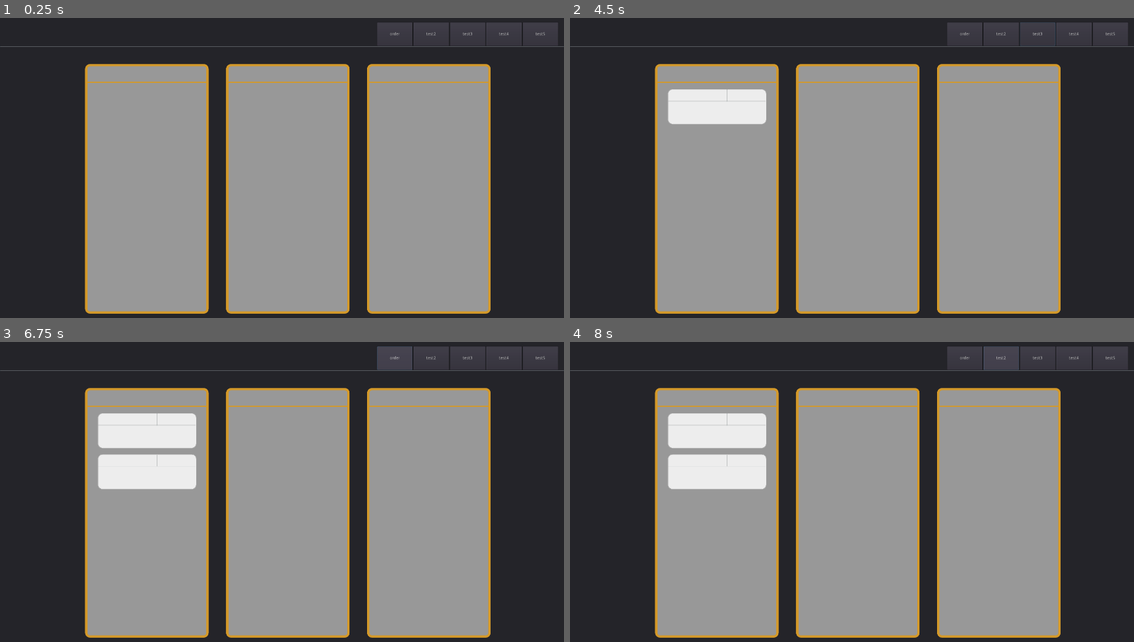
Above: before the commit, frames 1-4 (two rows, left to right).
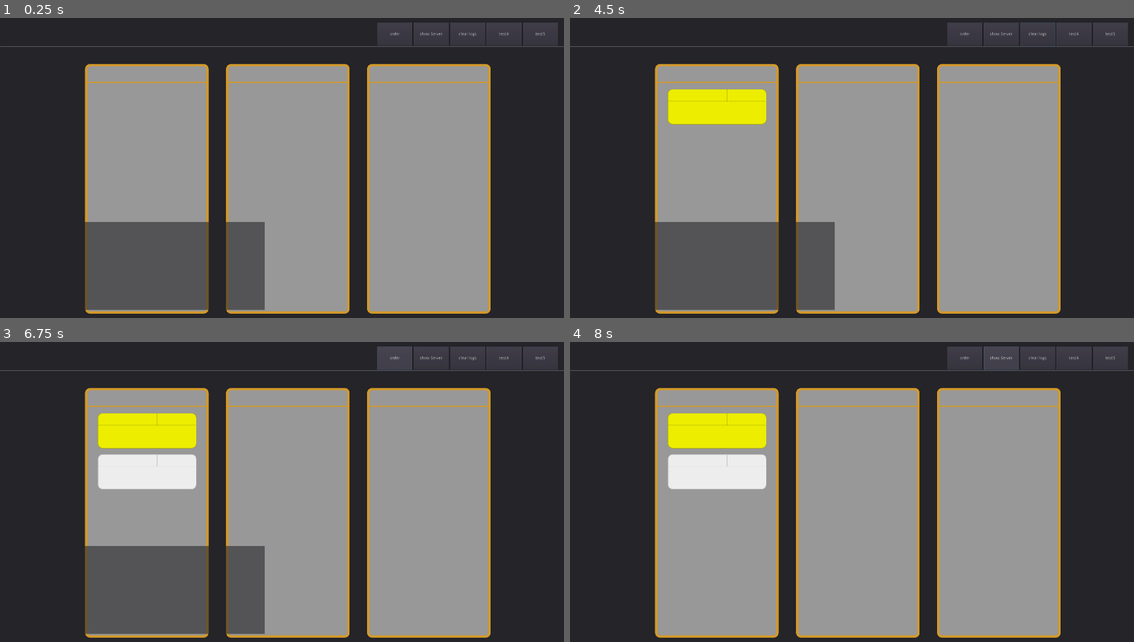
Above: after the commit, the same moments.

Repository: One-Shot-Rook/proximity
Game: Godot game, scene res://Dashboard.tscn
Same seed, same stepped clock (60 frames per second), same inputs: the game is played once before the commit and once after it.
Inputs (mouse positions are in pixels of both pictures, inside the frame that each line leads up to):
- Up to frame 1 (0.25 s): no input
- Up to frame 2 (4.5 s): click "order" at 0.5 s; click (998, 33) at 1.25 s, where only the run before the commit has a clickable "test2"; click (998, 33) at 2 s, where only the run after the commit has a clickable "show Server"; click (1038, 33) at 2.75 s, where only the run before the commit has a clickable "test3"; click (1038, 33) at 3.5 s, where only the run after the commit has a clickable "clear logs"; click (711, 108) at 4.27 s
- Up to frame 3 (6.75 s): click "test4" at 5 s; click "test5" at 5.75 s; click "order" at 6.5 s
- Up to frame 4 (8 s): click (998, 357) at 7.25 s, where only the run before the commit has a clickable "test2"

The runs differ from the first frame. In frame 1, 8.5% of the frame differs, in the area x 15-85%, y 4-98%; in frame 2, 11%; in frame 3, 11%; in frame 4, 2.1%.

Commit message:
added server listening capabilities

Diff:
--- a/proximity_desktop/Dashboard.gd
+++ b/proximity_desktop/Dashboard.gd
@@ -1,13 +1,23 @@
 extends Control
 
 signal test_order
+signal drinks_order(content)
+signal food_order(content)
+signal misc_order(content)
 
+var load_server = preload("res://Server.tscn")
 var load_section = preload("res://Section.tscn")
 
+
+var server
 # Called when the node enters the scene tree for the first time.
 func _ready():
 	initialize_mainview()
+	initialize_server()
 	connect("test_order",get_node("Panel/MainView/Drinks"),"spawn_order")
+	connect("drinks_order",get_node("Panel/MainView/Drinks"),"order_received")
+	connect("food_order",get_node("Panel/MainView/Food"),"order_received")
+	connect("misc_order",get_node("Panel/MainView/Misc"),"order_received")
 
 
 func initialize_mainview():
@@ -21,10 +31,30 @@
 	section.set_title("Misc")
 	$Panel/MainView.add_child(section)
 
-# Called every frame. 'delta' is the elapsed time since the previous frame.
-#func _process(delta):
-#	pass
+func initialize_server():
+	server = load_server.instance()
+	add_child(server)
+	server.rect_position = Vector2(0,700)
 
+func incoming_order(type, content):
+	match type:
+		"d":
+			emit_signal("drinks_order",content)
+		"f":
+			emit_signal("food_order",content)
+		"m":
+			emit_signal("misc_order",content)
 
 func _on_Button_pressed():
 	emit_signal("test_order")
+
+
+func _on_showServer_pressed():
+	if server.visible == true:
+		server.visible = false
+	else:
+		server.visible = true
+
+
+func _on_clearLogs_pressed():
+	server.get_node("Label").text = ""
--- a/proximity_desktop/Dashboard.tscn
+++ b/proximity_desktop/Dashboard.tscn
@@ -53,19 +53,19 @@
 rect_min_size = Vector2( 120, 0 )
 text = "order"
 
-[node name="Button2" type="Button" parent="Panel/TopBar"]
+[node name="showServer" type="Button" parent="Panel/TopBar"]
 margin_left = 640.0
 margin_right = 760.0
 margin_bottom = 80.0
 rect_min_size = Vector2( 120, 0 )
-text = "test2"
+text = "show Server"
 
-[node name="Button3" type="Button" parent="Panel/TopBar"]
+[node name="clearLogs" type="Button" parent="Panel/TopBar"]
 margin_left = 764.0
 margin_right = 884.0
 margin_bottom = 80.0
 rect_min_size = Vector2( 120, 0 )
-text = "test3"
+text = "clear logs"
 
 [node name="Button4" type="Button" parent="Panel/TopBar"]
 margin_left = 888.0
@@ -100,3 +100,5 @@
 }
 
 [connection signal="pressed" from="Panel/TopBar/Button" to="." method="_on_Button_pressed"]
+[connection signal="pressed" from="Panel/TopBar/showServer" to="." method="_on_showServer_pressed"]
+[connection signal="pressed" from="Panel/TopBar/clearLogs" to="." method="_on_clearLogs_pressed"]
--- a/proximity_desktop/Order.gd
+++ b/proximity_desktop/Order.gd
@@ -7,6 +7,9 @@
 
 var table:String
 var order:String
+var status
+
+enum ORDER_STATUS {RECEIVED, STARTED, FINISHED, CANCELLED}
 
 # Called when the node enters the scene tree for the first time.
 func _ready():
@@ -19,9 +22,29 @@
 	$order_contents.text = order
 	var item_timestamp = OS.get_time()
 	$timestamp.text = String(item_timestamp["hour"]) + ":" + String(item_timestamp["minute"])
+	status = ORDER_STATUS.RECEIVED
+
+func set_order_status(value):
+	match value:
+		ORDER_STATUS.STARTED:
+			set_modulate(Color(1,1,0,1))
+		ORDER_STATUS.FINISHED:
+			set_modulate(Color(0.49,0.99,0,1))
+		ORDER_STATUS.CANCELLED:
+			set_modulate(Color(0.78,0.08,0.52,1))
+	status = value
+	print(status)
 
 func _on_order_contents_resized():
 	var adjust = $order_contents.rect_size[1]
 	if adjust < 60:
 		adjust = 60
 	self.rect_min_size = Vector2(300, 60 + adjust)
+	$togglebtn.rect_size = Vector2(300, 60 + adjust)
+
+
+func _on_togglebtn_pressed():
+	if status == ORDER_STATUS.RECEIVED:
+		set_order_status(ORDER_STATUS.STARTED)
+	elif status == ORDER_STATUS.STARTED:
+		set_order_status(ORDER_STATUS.FINISHED)
--- a/proximity_desktop/Order.tscn
+++ b/proximity_desktop/Order.tscn
@@ -88,4 +88,12 @@
 "_edit_use_anchors_": false
 }
 
+[node name="togglebtn" type="Button" parent="."]
+anchor_right = 1.0
+anchor_bottom = 1.0
+focus_mode = 0
+enabled_focus_mode = 0
+flat = true
+
 [connection signal="resized" from="order_contents" to="." method="_on_order_contents_resized"]
+[connection signal="pressed" from="togglebtn" to="." method="_on_togglebtn_pressed"]
--- a/proximity_desktop/Section.gd
+++ b/proximity_desktop/Section.gd
@@ -1,16 +1,10 @@
 extends Panel
 
-
-# Declare member variables here. Examples:
-# var a = 2
-# var b = "text"
 var rng = RandomNumberGenerator.new()
 
 var load_order = preload("res://Order.tscn")
 
 var title:String = "placeholder" setget set_title, get_title
-
-
 
 func set_title(value) -> bool:
 	if typeof(value) != TYPE_STRING:
@@ -27,7 +21,11 @@
 	rng.randomize()
 
 func spawn_order():
-	var order
-	order = load_order.instance()
+	var order = load_order.instance()
 	order.initialize("test" + String(rng.randi_range(1,100)),"Coke:\n- no ice\n- lemon\nSteak:\n- medium rare")
 	$scrollC/vbox.add_child(order)
+
+func order_received(content):
+	var order = load_order.instance()
+	order.initialize("test" + String(rng.randi_range(1,100)),content)
+	$scrollC/vbox.add_child(order)
--- a/proximity_desktop/Section.tscn
+++ b/proximity_desktop/Section.tscn
@@ -69,8 +69,7 @@
 }
 
 [node name="vbox" type="VBoxContainer" parent="scrollC"]
-margin_left = 5.0
-margin_right = 330.0
+margin_right = 336.0
 margin_bottom = 680.0
 size_flags_horizontal = 3
 size_flags_vertical = 3
--- /dev/null
+++ b/proximity_desktop/Server.gd
@@ -0,0 +1,28 @@
+extends Control
+
+func _ready():
+	var network = NetworkedMultiplayerENet.new()
+	network.create_server(4242, 2)
+	get_tree().set_network_peer(network)
+
+	network.connect("peer_connected",self,"_peer_connected")
+	network.connect("peer_disconnected",self,"_peer_disconnected")
+	get_tree().multiplayer.connect("network_peer_packet",self,"_on_packet_received")
+
+func _on_packet_received(id,packet):
+	var content = packet.get_string_from_ascii()
+	$Label.text = $Label.text + "\n" + content
+	get_parent().incoming_order(content.split("#")[0], content.split("#")[1])
+
+func _peer_connected(id):
+	$Label.text = $Label.text + "\nUser " + str(id) + " connected"
+	get_node("labelUserCount").text = "Total Users:" + str(get_tree().get_network_connected_peers().size())
+
+func _peer_disconnected(id):
+	$Label.text = $Label.text + "\nUser " + str(id) + " disconnected"
+	get_node("labelUserCount").text = "Total Users:" + str(get_tree().get_network_connected_peers().size())
+
+func _on_buttonSendData_pressed():
+	print("Sending data to client")
+	var textToSend = get_parent().get_node("textToSend").text
+	get_tree().multiplayer.send_bytes(textToSend.to_ascii())
--- /dev/null
+++ b/proximity_desktop/Server.tscn
@@ -0,0 +1,37 @@
+[gd_scene load_steps=2 format=2]
+
+[ext_resource path="res://Server.gd" type="Script" id=1]
+
+[node name="Server" type="Control"]
+script = ExtResource( 1 )
+__meta__ = {
+"_edit_use_anchors_": false
+}
+
+[node name="HTTPRequest" type="HTTPRequest" parent="."]
+
+[node name="Panel" type="Panel" parent="."]
+modulate = Color( 1, 1, 1, 0.588235 )
+margin_right = 900.0
+margin_bottom = 300.0
+__meta__ = {
+"_edit_use_anchors_": false
+}
+
+[node name="Label" type="Label" parent="."]
+margin_left = 5.0
+margin_top = 45.0
+margin_right = 895.0
+margin_bottom = 295.0
+__meta__ = {
+"_edit_use_anchors_": false
+}
+
+[node name="labelUserCount" type="Label" parent="."]
+margin_left = 5.0
+margin_top = 5.0
+margin_right = 895.0
+margin_bottom = 45.0
+__meta__ = {
+"_edit_use_anchors_": false
+}
